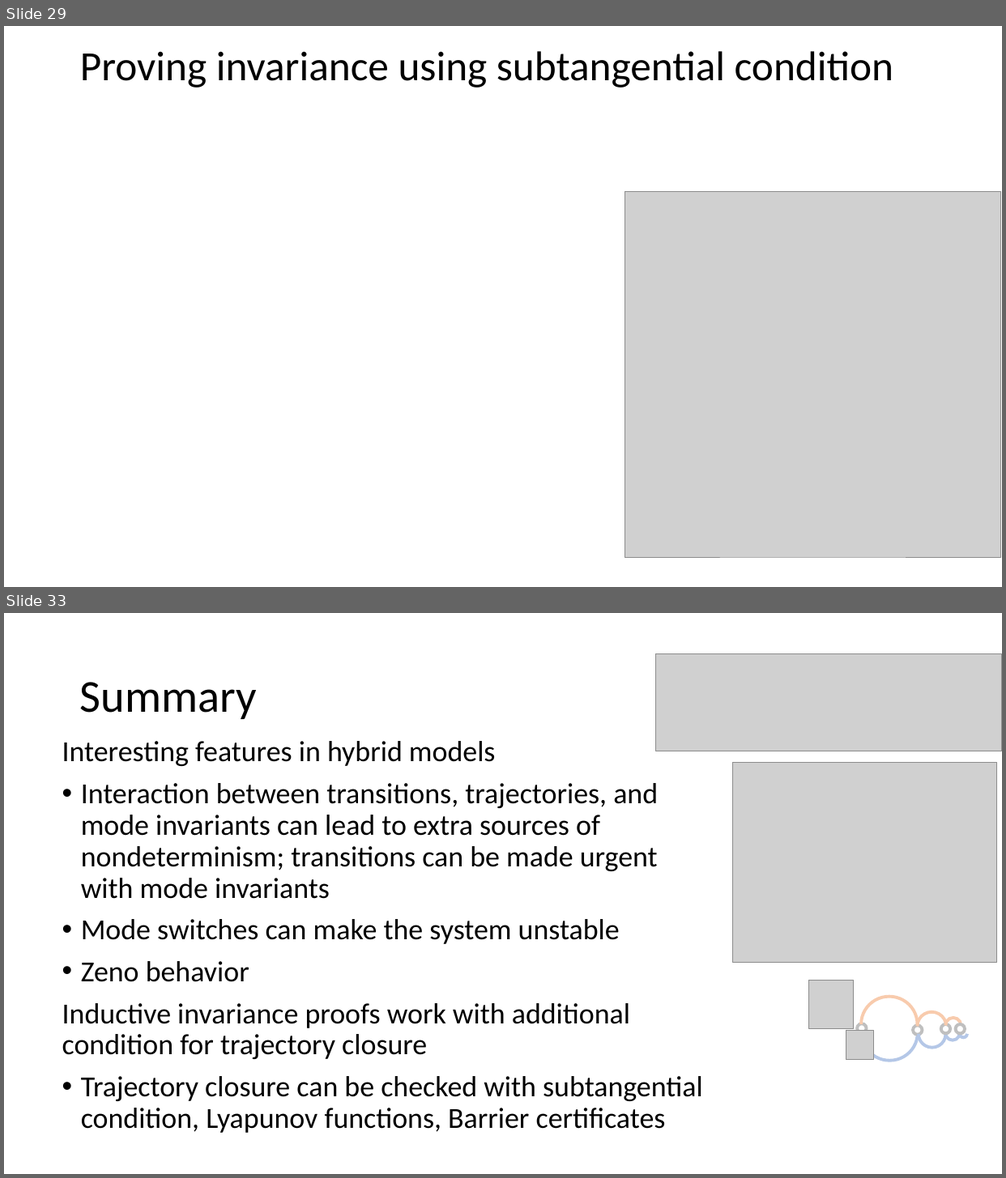
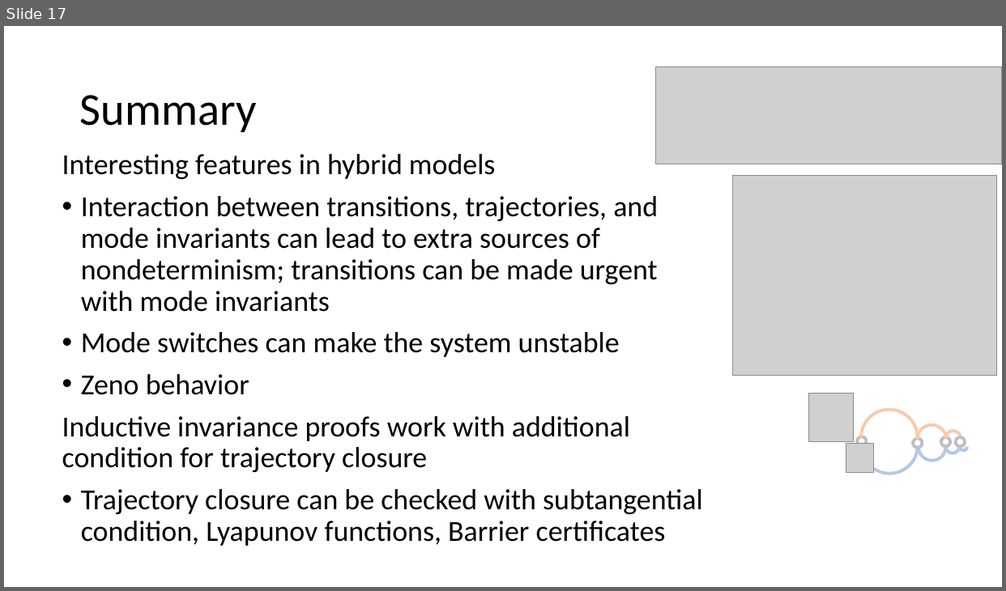
Before and after one commit to sayanmitracode/cpsbooksite, a slide deck: Slides/2025/L13_CPSintro.pptx. Shown one above the other, each under a label of ours: slides 29 and 33 before the commit, slide 17 after it; the slides between them are not shown. The pictures are 1006x1178 and 1006x591 pixels, drawn with LibreOffice and Linux fonts; fonts in the diff are those of the drawing; grey boxes stand for pictures. Boxes give left, top, right and bottom in pixels: in the first picture for what was removed or moved away, otherwise in the second. Text is boxed around its words. In the diff, an @@ line names an element or a change of style, - is before the commit and + after.

```diff
--- a/Slides/2025/L13_CPSintro.pptx
+++ b/Slides/2025/L13_CPSintro.pptx
@@ slide 29 removed at box(4, 26, 1002, 587), background #FFFFFF @@
@@ title removed at box(80, 51, 893, 88) @@
-Proving invariance using subtangential condition
@@ picture removed at box(624, 192, 1000, 557) @@
@@ what was slide 33 is now slide 17 @@
```
Also in this commit, not shown: 15 other slides removed, 3 other files.
